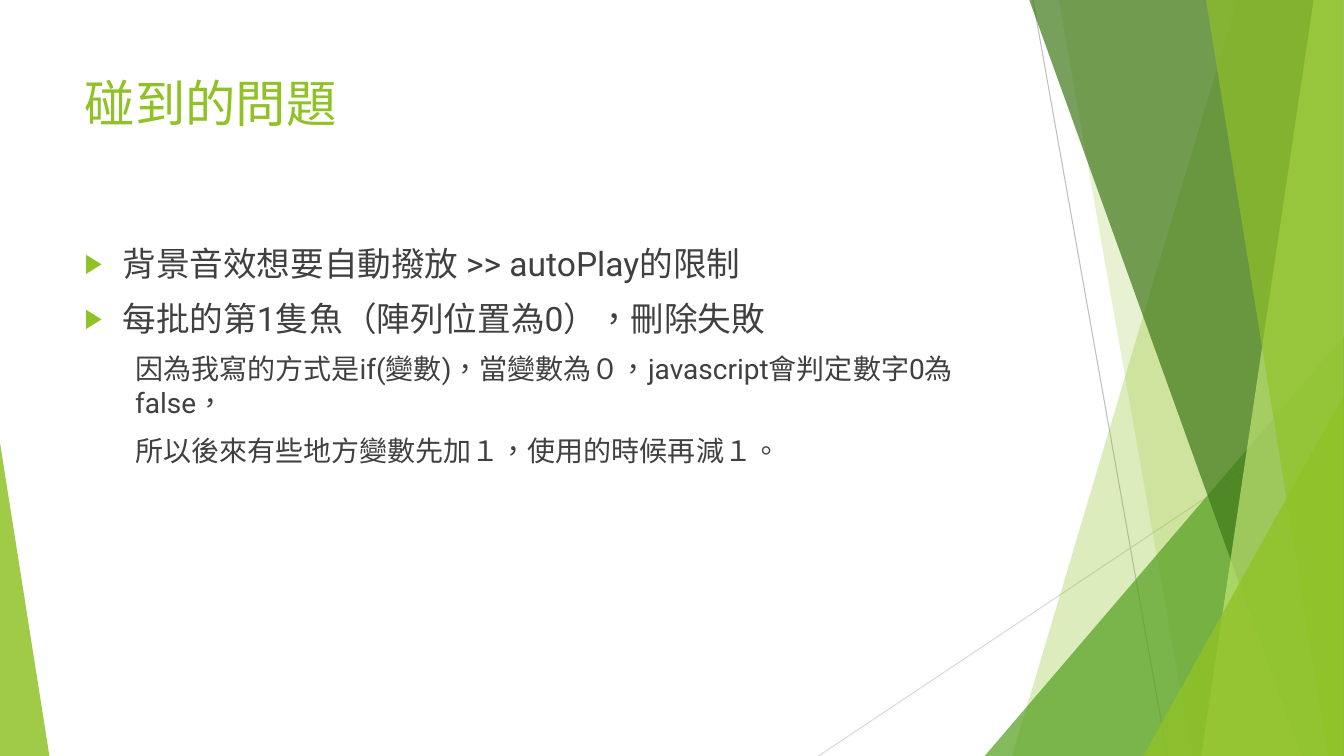
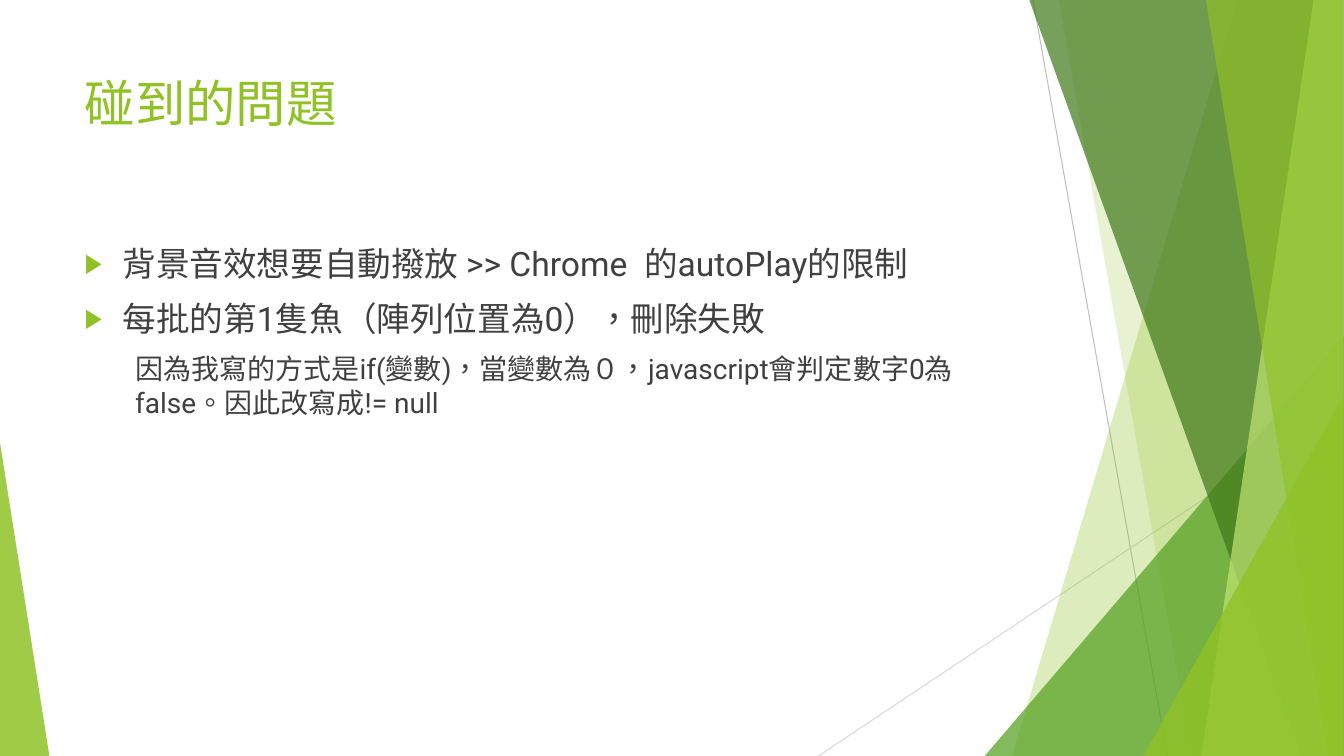
Before and after one commit to Freedom1026/Canvas, a slide deck: slide 17 of 保衛潛艇戰(守城遊戲).pptx. Drawn at 1344x756 pixels with LibreOffice and Linux fonts; fonts in the diff are those of the drawing. Boxes give left, top, right and bottom in pixels: in the first picture for what was removed or moved away, otherwise in the second. Text is boxed around its words. In the diff, an @@ line names an element or a change of style, - is before the commit and + after.

Commit message:
gui_change

```diff
--- a/保衛潛艇戰(守城遊戲).pptx
+++ b/保衛潛艇戰(守城遊戲).pptx
@@ text at (x1=123, y1=247, x2=908, y2=283): text changed @@
-▶ 背景音效想要自動撥放 >> autoPlay的限制
+▶ 背景音效想要自動撥放 >> Chrome 的autoPlay的限制
@@ text at (x1=135, y1=355, x2=953, y2=416): text changed @@
-  因為我寫的方式是if(變數)，當變數為０，javascript會判定數字0為false，
-  所以後來有些地方變數先加１，使用的時候再減１。
+  因為我寫的方式是if(變數)，當變數為０，javascript會判定數字0為false。因此改寫成!= null
```
Also in this commit, not shown: 7 other slides changed.
